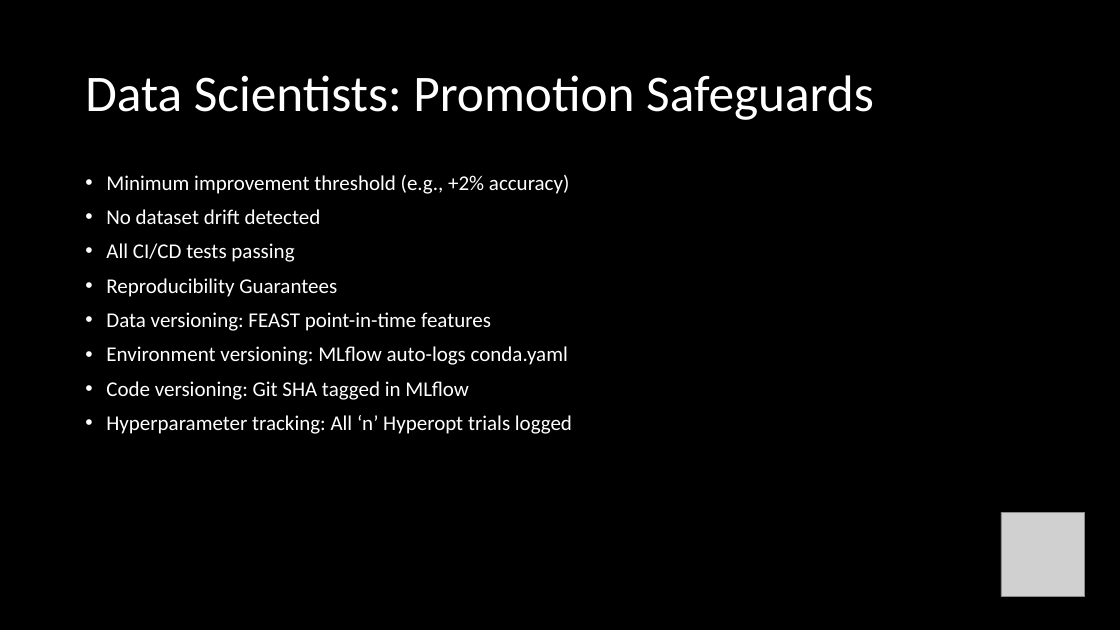
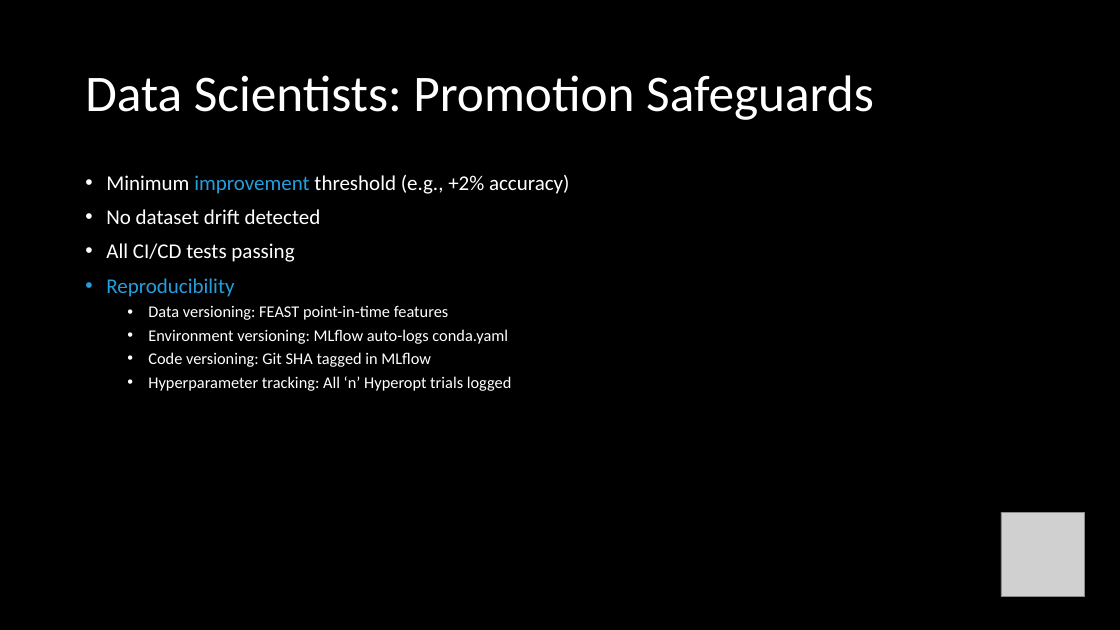
Before and after one commit to m-jmc/MLOps-Framework, a slide deck: slide 8 of docs/MLOps Presentation.pptx. Drawn at 1120x630 pixels with LibreOffice and Linux fonts; fonts in the diff are those of the drawing; grey boxes stand for pictures. Boxes give left, top, right and bottom in pixels: in the first picture for what was removed or moved away, otherwise in the second. Text is boxed around its words. In the diff, an @@ line names an element or a change of style, - is before the commit and + after.

Commit message:
ppt
ppt

```diff
--- a/docs/MLOps Presentation.pptx
+++ b/docs/MLOps Presentation.pptx
@@ text at [106, 175, 570, 391]: text colour #FFFFFF to #249EDC in "improvement"; size 18 to 14 pt in "Data versioning: FEAST point-in-time features", "Environment versioning: MLflow auto-logs conda.yaml", "Code versioning: Git SHA tagged in MLflow", "Hyperparameter tracking: All ‘n’ Hyperopt trials logged"; list level 1 to 2 in "Data versioning: FEAST point-in-time features"; list level 1 to 2 in "Environment versioning: MLflow auto-logs conda.yaml"; list level 1 to 2 in "Code versioning: Git SHA tagged ..."; list level 1 to 2 in "Hyperparameter tracking: All ‘n’ Hyperopt ..." @@
@@ text at [106, 278, 234, 297]: text changed; text colour #FFFFFF to #249EDC @@
-• Reproducibility Guarantees
+• Reproducibility
```
Also in this commit, not shown: 3 slides added, 2 slides removed.
